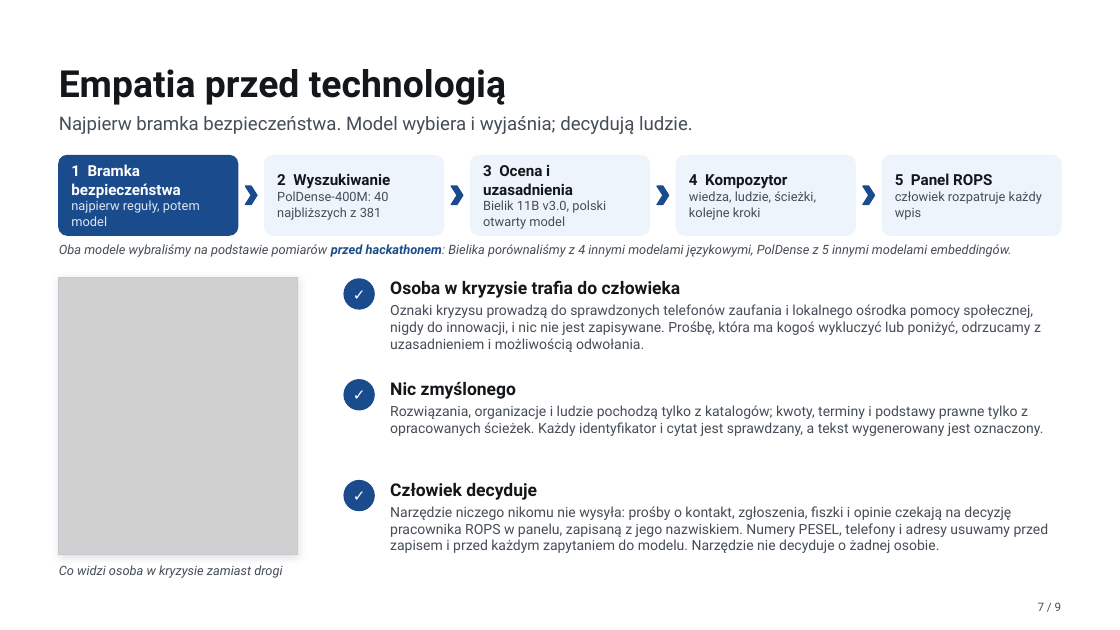
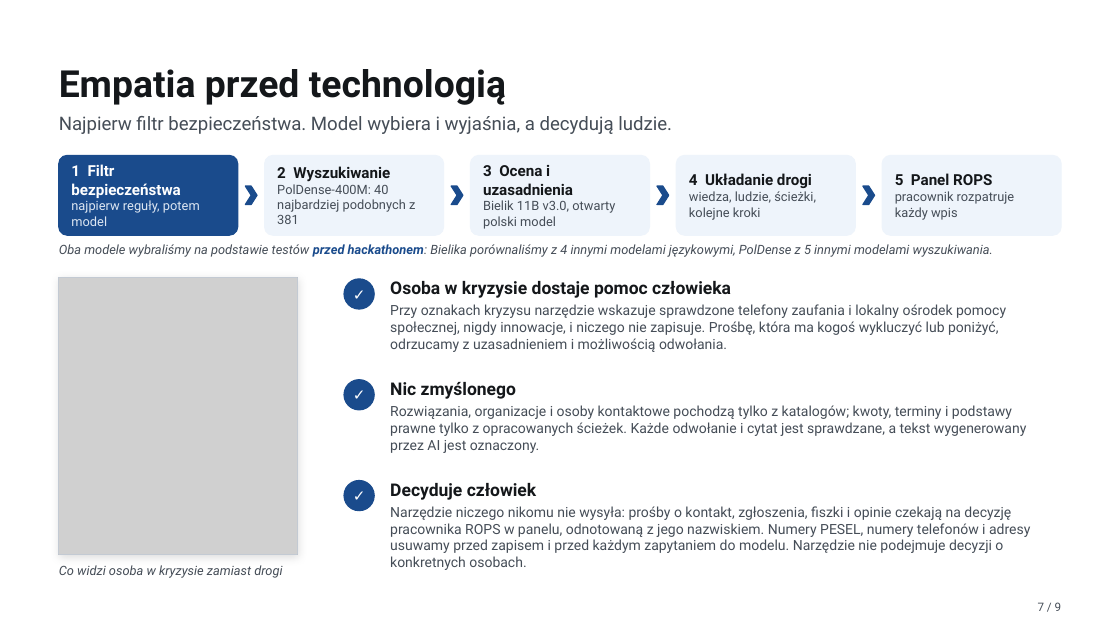
Before and after one commit to bobrovsky420/hackyeah2026, a slide deck: slide 7 of docs/presentation/presentation.pptx. Drawn at 1120x630 pixels with LibreOffice and Linux fonts; fonts in the diff are those of the drawing; grey boxes stand for pictures. Boxes give left, top, right and bottom in pixels: in the first picture for what was removed or moved away, otherwise in the second. Text is boxed around its words. In the diff, an @@ line names an element or a change of style, - is before the commit and + after.

```diff
--- a/docs/presentation/presentation.pptx
+++ b/docs/presentation/presentation.pptx
@@ text at [59,116,672,134]: text changed @@
-Najpierw bramka bezpieczeństwa. Model wybiera i wyjaśnia; decydują ludzie.
+Najpierw filtr bezpieczeństwa. Model wybiera i wyjaśnia, a decydują ludzie.
@@ text at [71,164,180,198]: text changed @@
-1 Bramka bezpieczeństwa
+1 Filtr bezpieczeństwa
@@ text at [689,173,812,188]: text changed @@
-4 Kompozytor
+4 Układanie drogi
@@ text at [277,184,415,224]: text changed @@
-PolDense-400M: 40 najbliższych z 381
+PolDense-400M: 40 najbardziej podobnych z 381
@@ text at [483,200,615,229]: text changed @@
-Bielik 11B v3.0, polski otwarty model
+Bielik 11B v3.0, otwarty polski model
@@ text at [895,191,1015,220]: text changed @@
-człowiek rozpatruje każdy wpis
+pracownik rozpatruje każdy wpis
@@ text at [59,244,993,257]: text changed @@
-Oba modele wybraliśmy na podstawie pomiarów przed hackathonem: Bielika porównaliśmy z 4 innymi modelami językowymi, PolDense z 5 innymi modelami embeddingów.
+Oba modele wybraliśmy na podstawie testów przed hackathonem: Bielika porównaliśmy z 4 innymi modelami językowymi, PolDense z 5 innymi modelami wyszukiwania.
@@ text at [390,281,1006,352]: text changed @@
-Osoba w kryzysie trafia do człowieka
-Oznaki kryzysu prowadzą do sprawdzonych telefonów zaufania i lokalnego ośrodka pomocy społecznej, nigdy do innowacji, i nic nie jest zapisywane. Prośbę, która ma kogoś wykluczyć lub poniżyć, odrzucamy z uzasadnieniem i możliwością odwołania.
+Osoba w kryzysie dostaje pomoc człowieka
+Przy oznakach kryzysu narzędzie wskazuje sprawdzone telefony zaufania i lokalny ośrodek pomocy społecznej, nigdy innowacje, i niczego nie zapisuje. Prośbę, która ma kogoś wykluczyć lub poniżyć, odrzucamy z uzasadnieniem i możliwością odwołania.
@@ text at [390,405,1026,453]: text changed @@
-Rozwiązania, organizacje i ludzie pochodzą tylko z katalogów; kwoty, terminy i podstawy prawne tylko z opracowanych ścieżek. Każdy identyfikator i cytat jest sprawdzany, a tekst wygenerowany jest oznaczony.
+Rozwiązania, organizacje i osoby kontaktowe pochodzą tylko z katalogów; kwoty, terminy i podstawy prawne tylko z opracowanych ścieżek. Każde odwołanie i cytat jest sprawdzane, a tekst wygenerowany przez AI jest oznaczony.
@@ text at [390,483,1030,570]: text changed @@
-Człowiek decyduje
-Narzędzie niczego nikomu nie wysyła: prośby o kontakt, zgłoszenia, fiszki i opinie czekają na decyzję pracownika ROPS w panelu, zapisaną z jego nazwiskiem. Numery PESEL, telefony i adresy usuwamy przed zapisem i przed każdym zapytaniem do modelu. Narzędzie nie decyduje o żadnej osobie.
+Decyduje człowiek
+Narzędzie niczego nikomu nie wysyła: prośby o kontakt, zgłoszenia, fiszki i opinie czekają na decyzję pracownika ROPS w panelu, odnotowaną z jego nazwiskiem. Numery PESEL, numery telefonów i adresy usuwamy przed zapisem i przed każdym zapytaniem do modelu. Narzędzie nie podejmuje decyzji o konkretnych osobach.
```
Also in this commit, not shown: 7 other slides changed, 5 other files.
